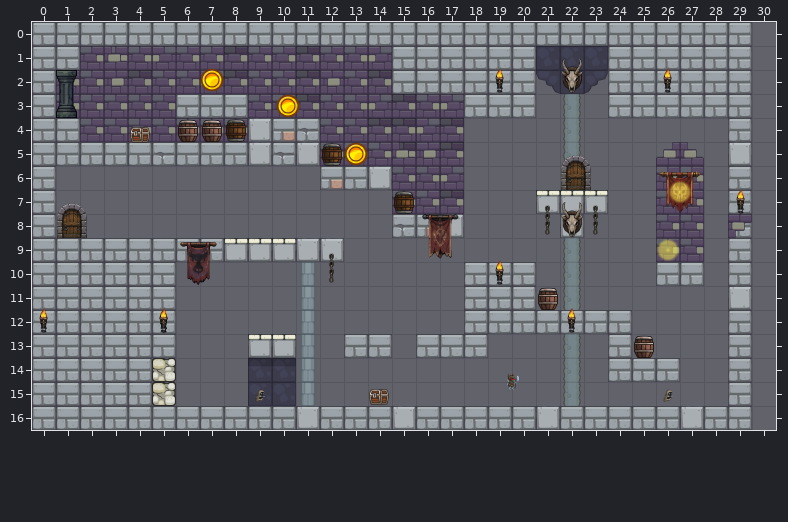
One commit to this Tiled map: assets/maps/world1/level_08.tmx. Above: the version before the commit.
Cells are 128x128 px. Shown: x 0..30, y 0..16.
After the commit:
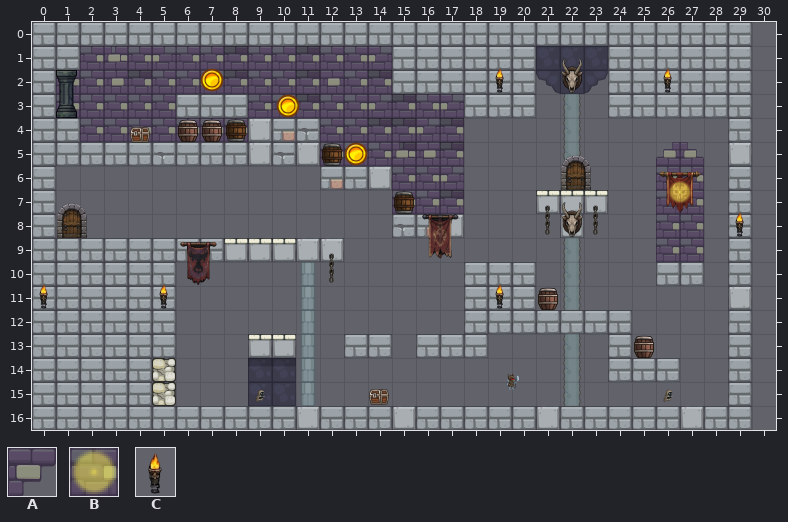
Key: from "dungeon_tiles": A 8 "04b"; from "items": B 17 "Light", C 20 "torch".
_ is an empty cell.
Objects are placed by their top-left corner, in cells (3,4 is the top-left corner of cell 3,4); size is 1x1 cell unless given.
See-through tiles are keyed as they look on the map.
Change:
Layer "decoration":
The author changed tile A to tile C in row 8 at x 29.
Tile C now appears in row 11 at x 0, 5 and 19.
Tile B is gone in row 9 at x 26.
Layer "objects":
Object C "torch" at 29,6.9 size 1x1.2 is removed.
Object C "torch" at 19,9.8 size 1x1.2 is removed.
Object C "torch" at 5,11.8 size 1x1.2 is removed.
Object C "torch" at 5,11.8 size 1x1.2 is removed.
Object C "torch" at 22,11.8 size 1x1.2 is removed.
Object C "torch" at 0,11.8 size 1x1.2 is removed.
Boxes around the changes in both pictures, in picture pixels (x1, y1, x2, y2):
changed: (728, 189, 752, 238)
removed: (657, 239, 679, 261)
changed: (495, 260, 504, 309)
changed: (39, 284, 48, 333)
changed: (159, 284, 168, 333)
removed: (567, 308, 576, 333)
